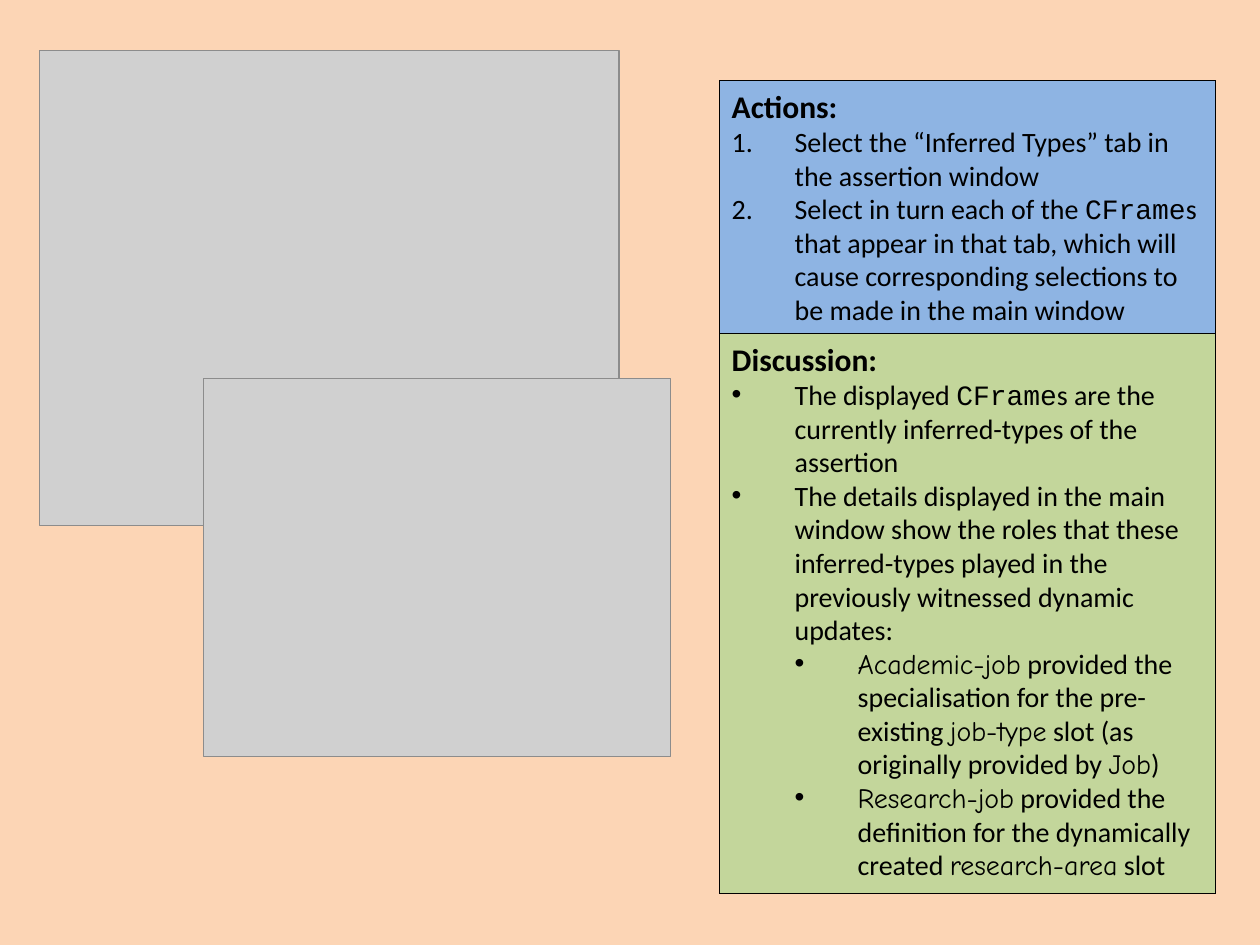
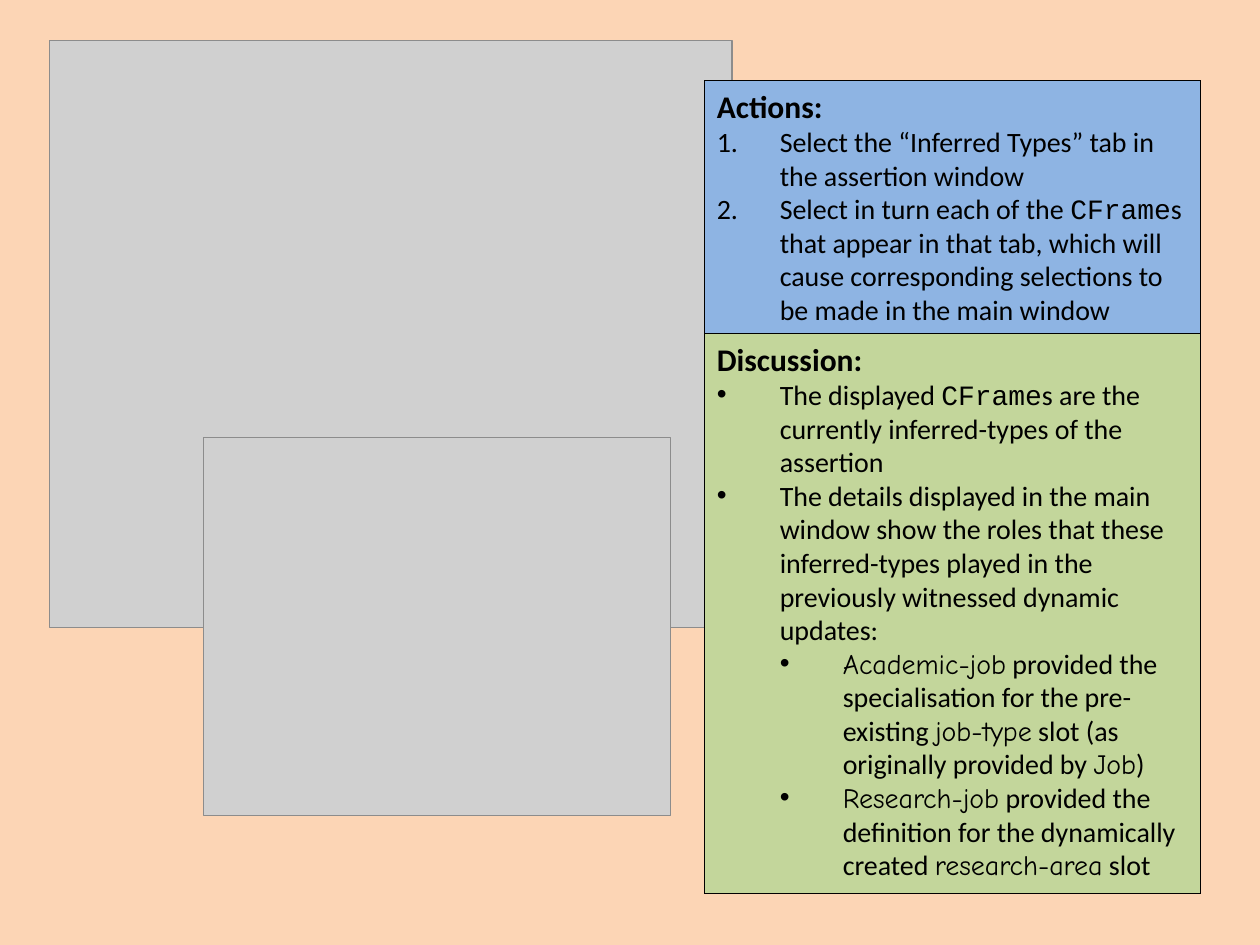
Before and after one commit to colin-puleston/mekon-hobo, a slide deck: slide 33 of docs/MEKON-HOBO Introductory Tutorial.pptx. Drawn at 1260x945 pixels with LibreOffice and Linux fonts; fonts in the diff are those of the drawing; grey boxes stand for pictures. Boxes give left, top, right and bottom in pixels: in the first picture for what was removed or moved away, otherwise in the second. Text is boxed around its words. In the diff, an @@ line names an element or a change of style, - is before the commit and + after.

```diff
--- a/docs/MEKON-HOBO Introductory Tutorial.pptx
+++ b/docs/MEKON-HOBO Introductory Tutorial.pptx
@@ picture: place and size @@
-picture at (39,50,619,525)
+picture at (49,40,732,627)
@@ rectangle "Actions:": place and size @@
-rectangle "Actions:" at (719,81,1216,335)
+rectangle "Actions:" at (704,81,1201,335)
@@ rectangle "Discussion:": place and size @@
-rectangle "Discussion:" at (719,334,1216,893)
+rectangle "Discussion:" at (704,334,1201,893)
@@ picture: place and size @@
-picture at (203,378,670,756)
+picture at (203,437,670,815)
```
Also in this commit, not shown: 31 other slides changed.
